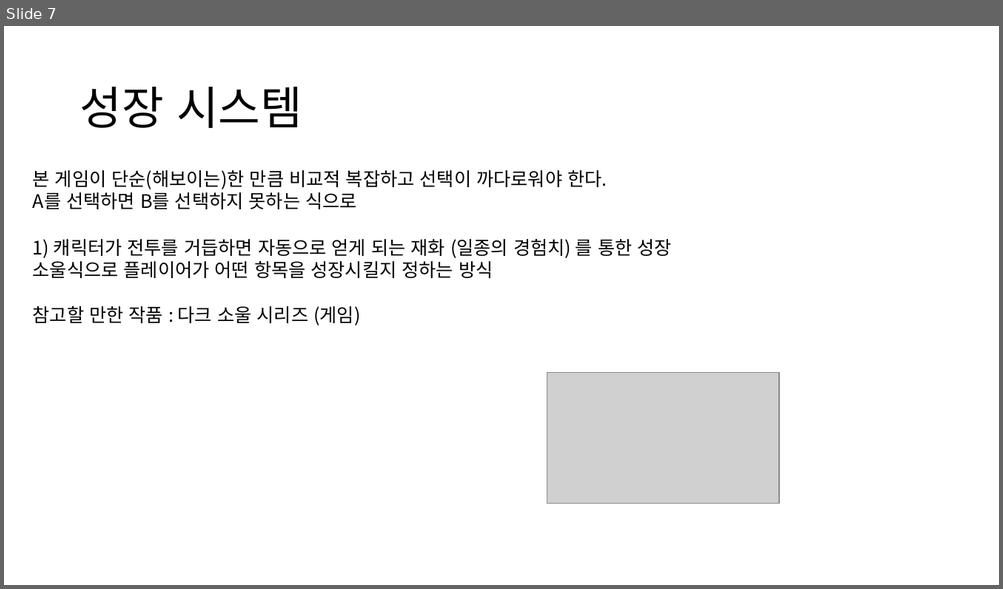
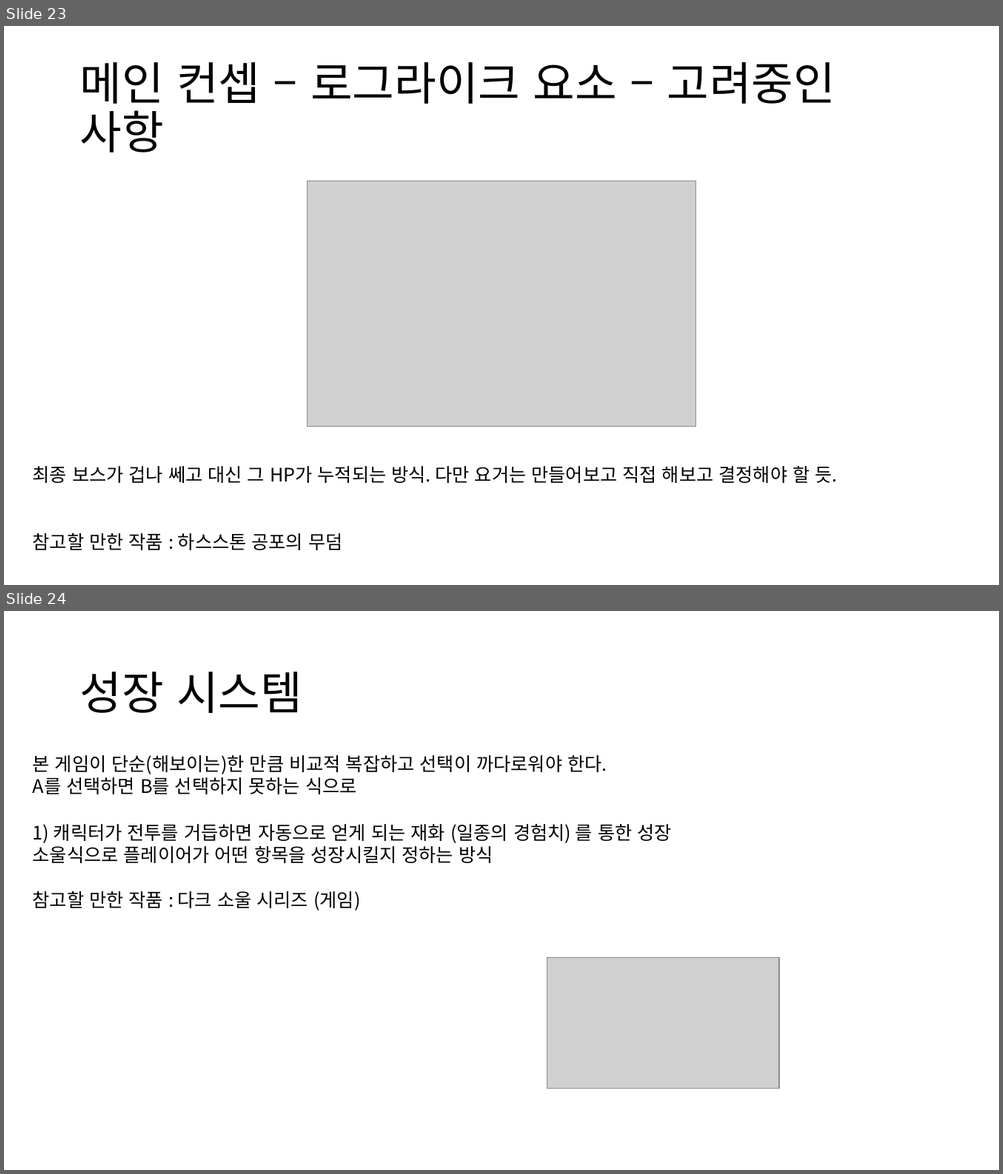
Before and after one commit to Noanswers/ProjectBono, a slide deck: 메인 기획서.pptx. Shown one above the other, each under a label of ours: slide 7 before the commit, slides 23 and 24 after it. The pictures are 1003x589 and 1003x1174 pixels, drawn with LibreOffice and Linux fonts; fonts in the diff are those of the drawing; grey boxes stand for pictures; background and template pictures are left out. Boxes give left, top, right and bottom in pixels: in the first picture for what was removed or moved away, otherwise in the second. Text is boxed around its words. In the diff, an @@ line names an element or a change of style, - is before the commit and + after.

Commit message:
Editorconfig, 메인 기획서

```diff
--- a/메인 기획서.pptx
+++ b/메인 기획서.pptx
@@ slide 23 added at (4,26,999,585), background picture (left out) @@
@@ title added at (79,62,835,153), 44 pt, text #000000 @@
+메인 컨셉 – 로그라이크 요소 – 고려중인 사항
@@ picture added at (307,181,696,426) @@
@@ text added at (33,466,837,483), 18 pt, text #000000 @@
+최종 보스가 겁나 쎄고 대신 그 HP가 누적되는 방식. 다만 요거는 만들어보고 직접 해보고 결정해야 할 듯.
@@ text added at (33,534,342,551), 18 pt, text #000000 @@
+참고할 만한 작품 : 하스스톤 공포의 무덤
@@ what was slide 7 is now slide 24 @@
```
Also in this commit, not shown: 2 slides changed, 18 other slides added, 1 other file.
